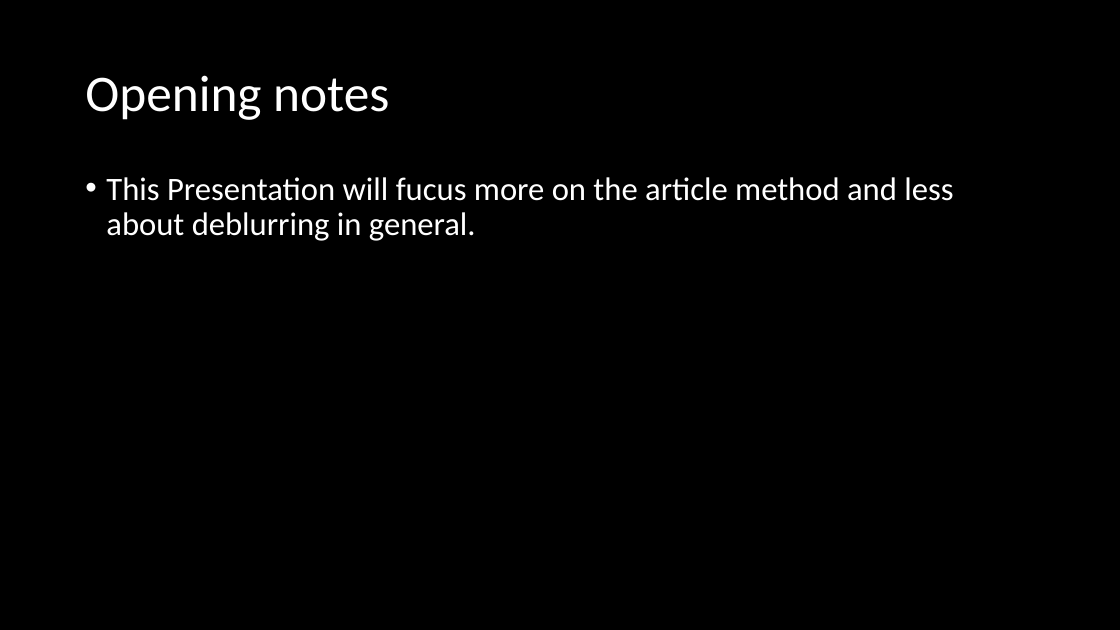
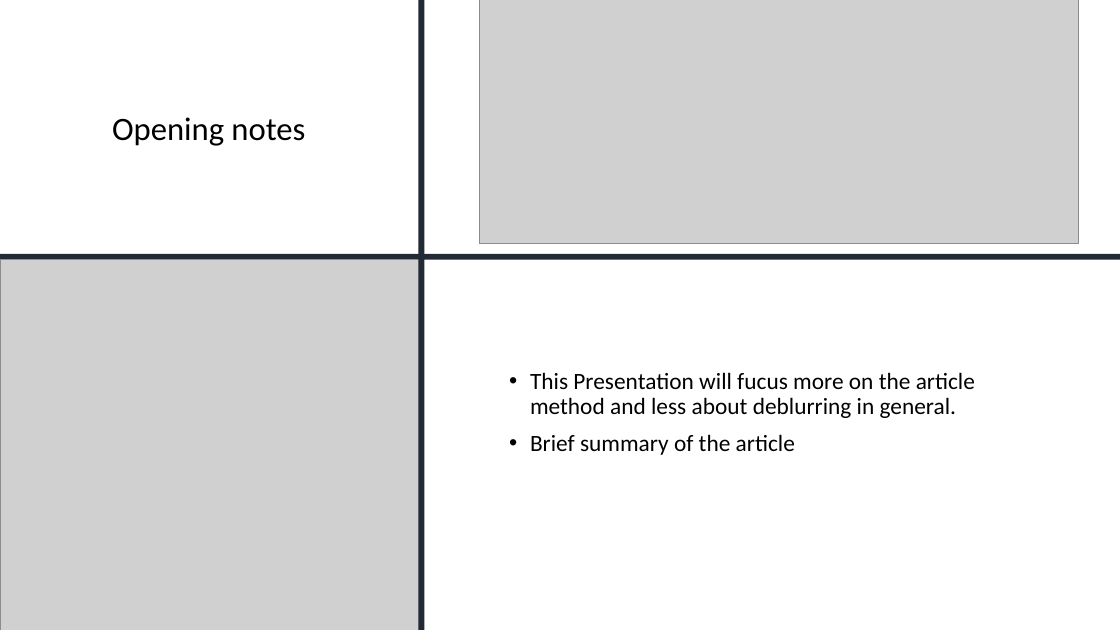
Before and after one commit to Tomlevron/Digital-image-processing, a slide deck: slide 2 of Slideshow/Scale-recurrent network for deblurring.pptx. Drawn at 1120x630 pixels with LibreOffice and Linux fonts; fonts in the diff are those of the drawing; grey boxes stand for pictures; background and template pictures are left out. Boxes give left, top, right and bottom in pixels: in the first picture for what was removed or moved away, otherwise in the second. Text is boxed around its words. In the diff, an @@ line names an element or a change of style, - is before the commit and + after.

```diff
--- a/Slideshow/Scale-recurrent network for deblurring.pptx
+++ b/Slideshow/Scale-recurrent network for deblurring.pptx
@@ background picture (left out) to #FFFFFF @@
@@ rectangle added at [419, 0, 425, 630], fill #222A35 @@
@@ picture added at [480, 0, 1079, 244] @@
@@ title "Opening notes": place and size @@
-title "Opening notes" at [85, 75, 389, 120]
+title "Opening notes" at [112, 117, 305, 146]
@@ title "Opening notes" at [112, 117, 305, 146]: size 44 to 28 pt, text colour #FFFFFF to #000000; alignment left to centre @@
@@ rectangle added at [0, 254, 1120, 260], fill #222A35 @@
@@ picture added at [0, 260, 419, 630] @@
@@ text "This Presentation will fucus more ...": place and size @@
-text "This Presentation will fucus more ..." at [106, 177, 953, 241]
+text "This Presentation will fucus more ..." at [530, 372, 975, 455]
@@ text "This Presentation will fucus more ..." at [530, 372, 975, 455]: vertical alignment top to middle @@
@@ text at [530, 372, 975, 418]: size 28 to 20 pt, text colour #FFFFFF to #000000 in "This Presentation will fucus more on the ..." @@
@@ text at [530, 434, 795, 455]: paragraph added @@
+• Brief summary of the article
```
Also in this commit, not shown: 2 other slides changed, 1 slide added, 4 other files.
